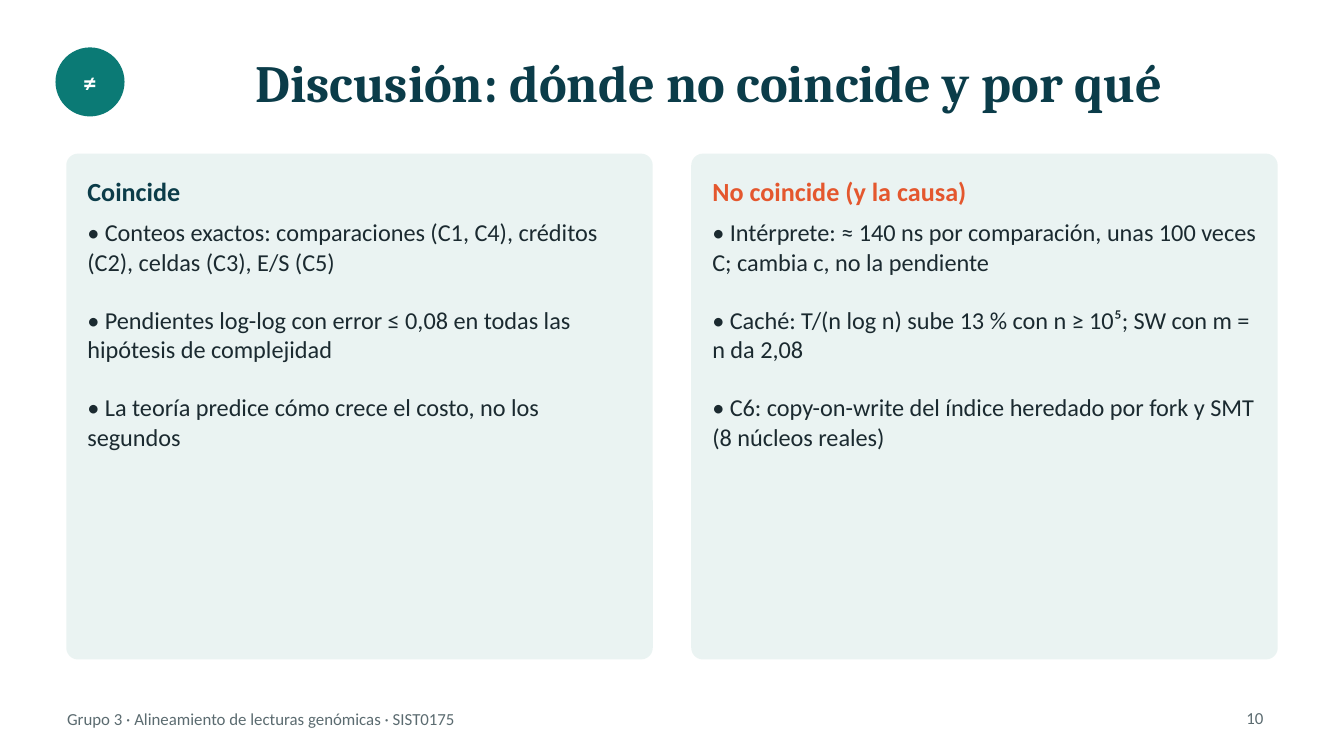
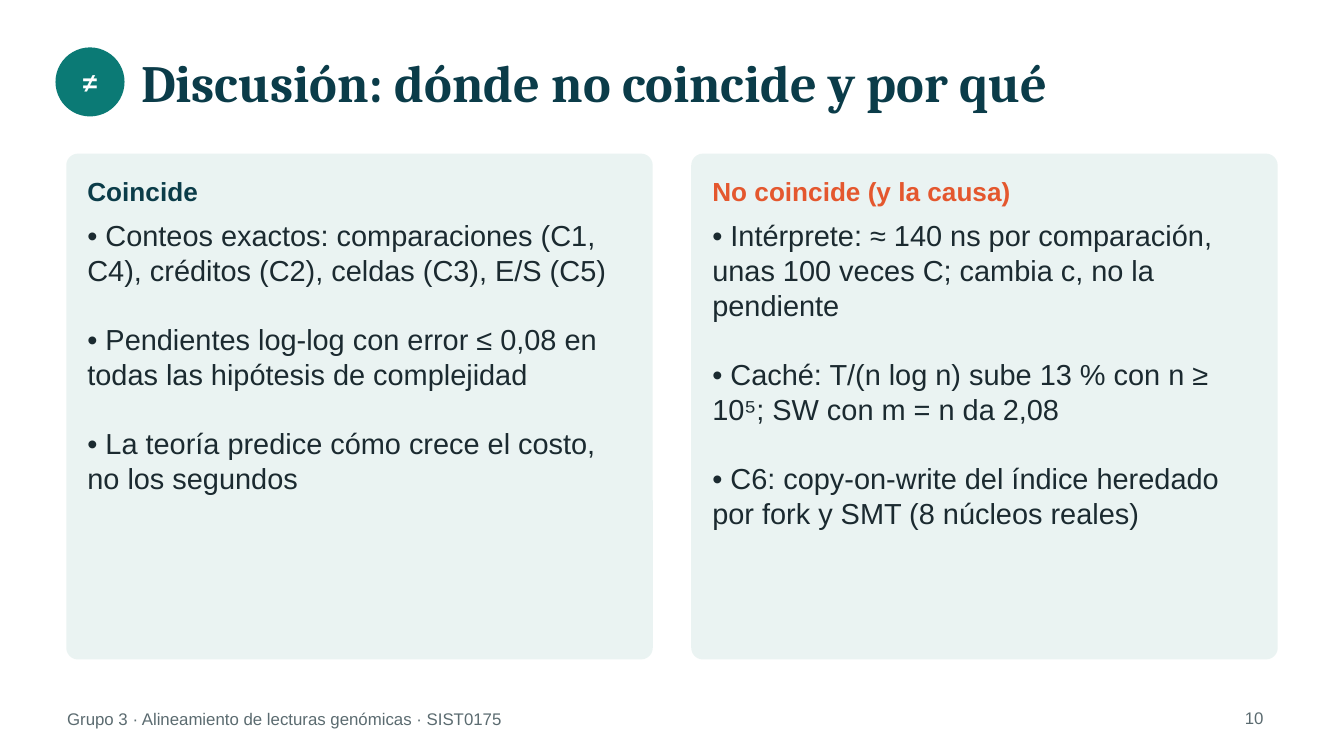
Before and after one commit to KuilmerHC/genoma-alineamiento, a slide deck: slide 10 of docs/diapositivas/sustentacion_grupo3.pptx. Drawn at 1344x756 pixels with LibreOffice and Linux fonts; fonts in the diff are those of the drawing. Boxes give left, top, right and bottom in pixels: in the first picture for what was removed or moved away, otherwise in the second. Text is boxed around its words. In the diff, an @@ line names an element or a change of style, - is before the commit and + after.

```diff
--- a/docs/diapositivas/sustentacion_grupo3.pptx
+++ b/docs/diapositivas/sustentacion_grupo3.pptx
@@ title "Discusión: dónde no coincide y ..." at (x1=141, y1=64, x2=1048, y2=114): alignment centre to left @@
@@ text "• Conteos exactos: comparaciones (C1, ..." at (x1=87, y1=225, x2=606, y2=494): size 13 to 15.5 pt, font Calibri to Arial @@
@@ text "• Intérprete: ≈ 140 ns ..." at (x1=712, y1=224, x2=1219, y2=529): size 13 to 15.5 pt, font Calibri to Arial @@
@@ font Calibri to Arial in 5 elements at (x1=87, y1=182, x2=197, y2=202), (x1=712, y1=182, x2=1010, y2=207), (x1=1245, y1=712, x2=1264, y2=724), (x1=56, y1=48, x2=124, y2=116), (x1=67, y1=712, x2=502, y2=729) @@
```
Also in this commit, not shown: 10 other slides changed, 3 other files.
